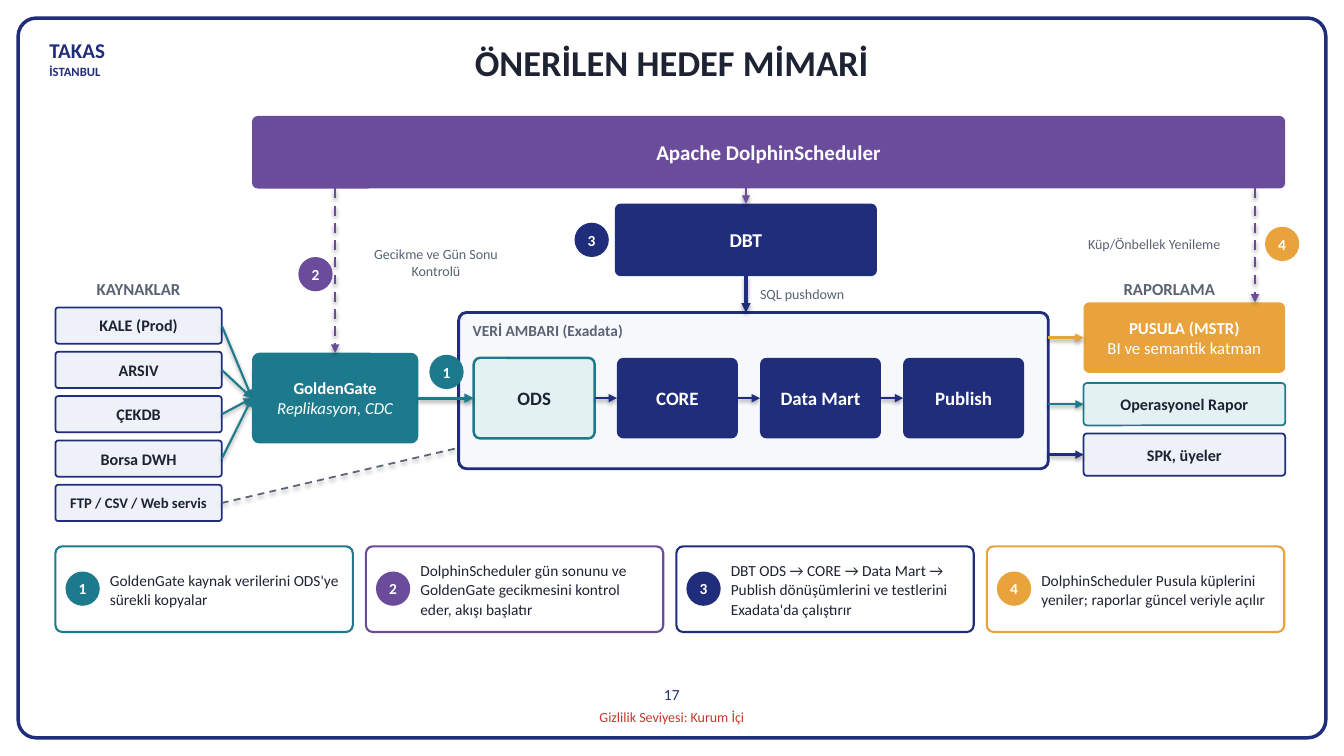
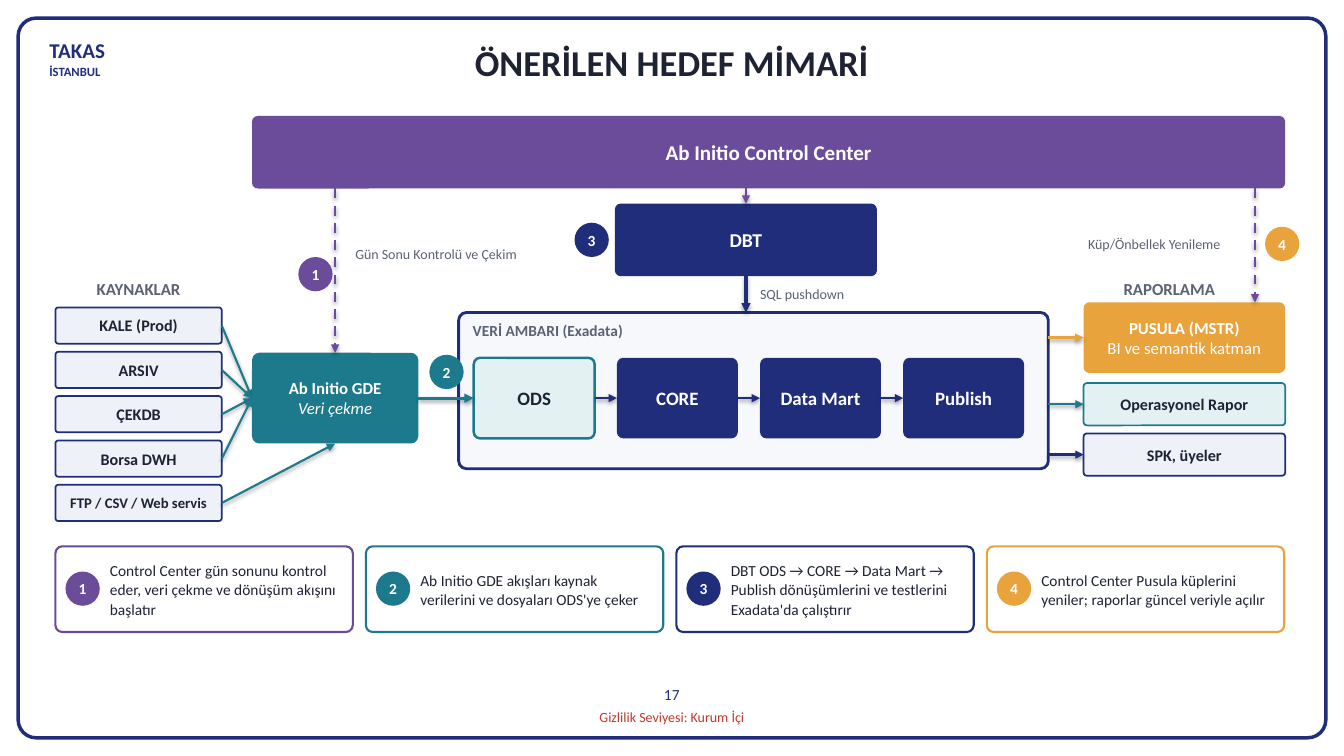
Before and after one commit to hanifidemirel0/Cursor-Projects, a slide deck: slide 21 of outputs/dwh-sunum-kasim-2026/5 - DWHSunum_Kasim2026.pptx. Drawn at 1344x756 pixels with LibreOffice and Linux fonts; fonts in the diff are those of the drawing. Boxes give left, top, right and bottom in pixels: in the first picture for what was removed or moved away, otherwise in the second. Text is boxed around its words. In the diff, an @@ line names an element or a change of style, - is before the commit and + after.

```diff
--- a/outputs/dwh-sunum-kasim-2026/5 - DWHSunum_Kasim2026.pptx
+++ b/outputs/dwh-sunum-kasim-2026/5 - DWHSunum_Kasim2026.pptx
@@ text in rounded rectangle at [666,145,872,160]: text changed @@
-Apache DolphinScheduler
+Ab Initio Control Center
@@ text at [355,249,517,262]: text changed @@
-Gecikme ve Gün Sonu Kontrolü
+Gün Sonu Kontrolü ve Çekim
@@ text in ellipse at [312,270,320,280]: text changed @@
-2
+1
@@ text in rounded rectangle at [289,382,381,417]: text changed; bold on; italic off @@
-GoldenGate
-Replikasyon, CDC
+Ab Initio GDE
+Veri çekme
@@ text in ellipse at [443,368,451,378]: text changed @@
-1
+2
@@ arrow moved from (222, 503) - (499, 439) to (222, 503) - (336, 444) @@
@@ arrow (222, 503) - (336, 444): stroke #5A6373 1.25 pt dashed to #1D7A8C 1.5 pt @@
@@ rounded rectangle at [55,546,353,632]: outline #1D7A8C 1.5 pt to #6B4C9A 1.5 pt @@
@@ text at [110,565,336,618]: text changed @@
-GoldenGate kaynak verilerini ODS'ye sürekli kopyalar
+Control Center gün sonunu kontrol eder, veri çekme ve dönüşüm akışını başlatır
@@ rounded rectangle at [366,546,663,632]: outline #6B4C9A 1.5 pt to #1D7A8C 1.5 pt @@
@@ ellipse "1" at [66,572,100,606]: fill #1D7A8C to #6B4C9A @@
@@ ellipse "2" at [376,572,410,606]: fill #6B4C9A to #1D7A8C @@
@@ text at [420,575,639,608]: text changed @@
-DolphinScheduler gün sonunu ve GoldenGate gecikmesini kontrol eder, akışı başlatır
+Ab Initio GDE akışları kaynak verilerini ve dosyaları ODS'ye çeker
@@ text at [1041,575,1265,608]: text changed @@
-DolphinScheduler Pusula küplerini yeniler; raporlar güncel veriyle açılır
+Control Center Pusula küplerini yeniler; raporlar güncel veriyle açılır
```
Also in this commit, not shown: 11 other slides changed, 5 other files.
